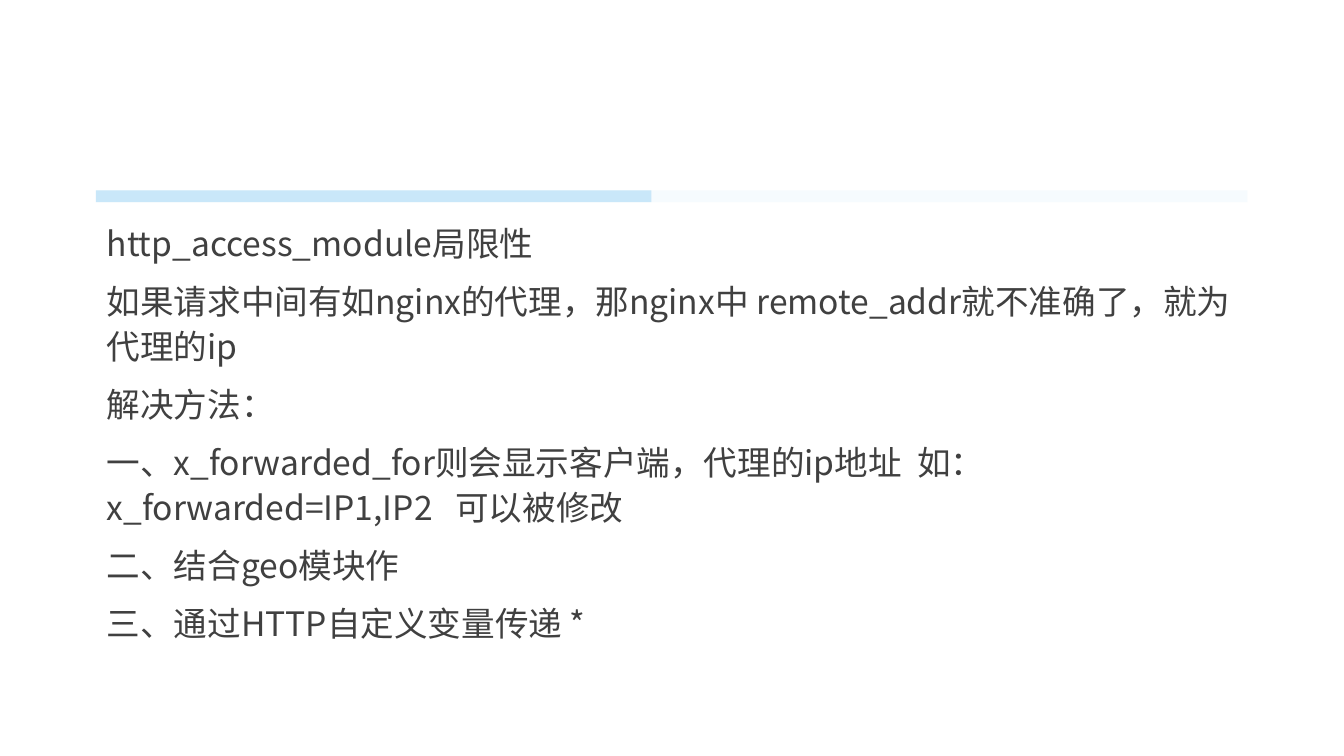
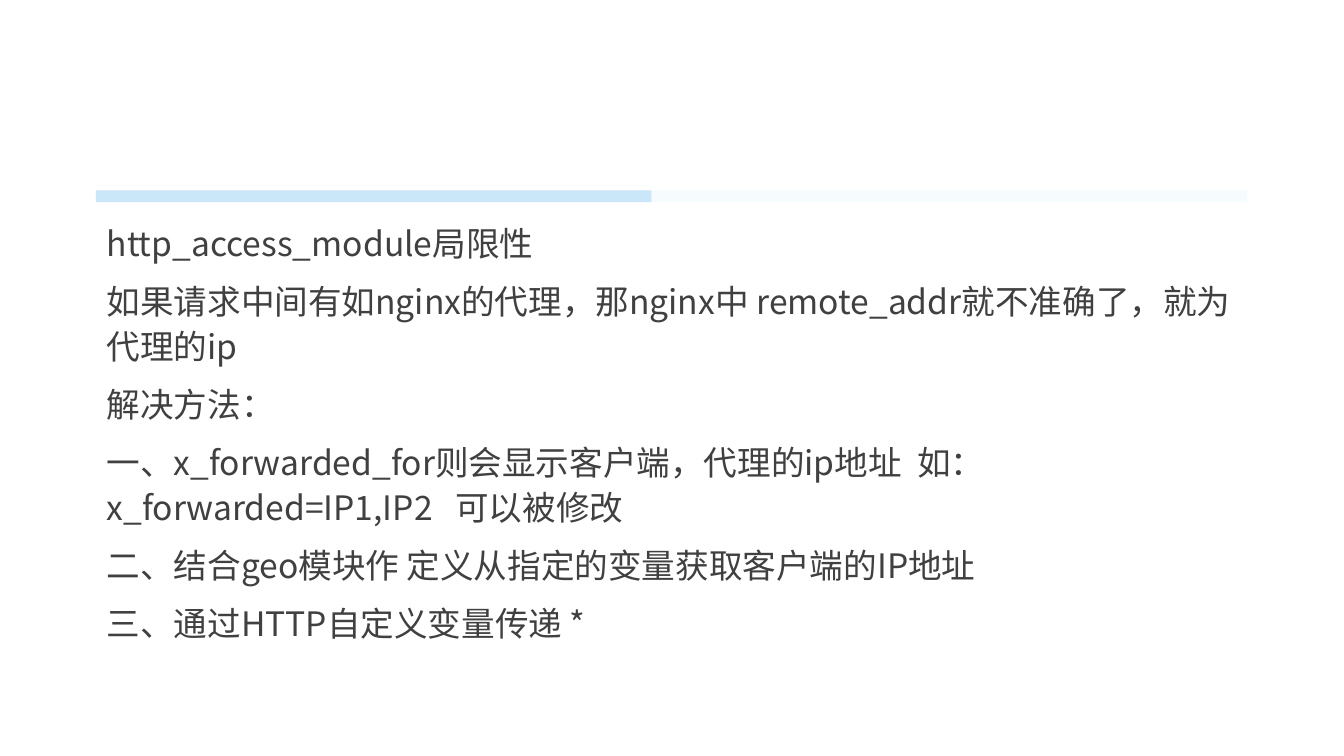
Before and after one commit to kakaisaname/php, a slide deck: slide 16 of nginx/Nginx.pptx. Drawn at 1344x756 pixels with LibreOffice and Linux fonts; fonts in the diff are those of the drawing; background and template pictures are left out. Boxes give left, top, right and bottom in pixels: in the first picture for what was removed or moved away, otherwise in the second. Text is boxed around its words. In the diff, an @@ line names an element or a change of style, - is before the commit and + after.

```diff
--- a/nginx/Nginx.pptx
+++ b/nginx/Nginx.pptx
@@ text at <box>107,549,976,587</box>: text changed @@
-二、结合geo模块作
+二、结合geo模块作 定义从指定的变量获取客户端的IP地址
```
Also in this commit, not shown: 18 other slides changed, 4 slides added, 3 slides removed.
